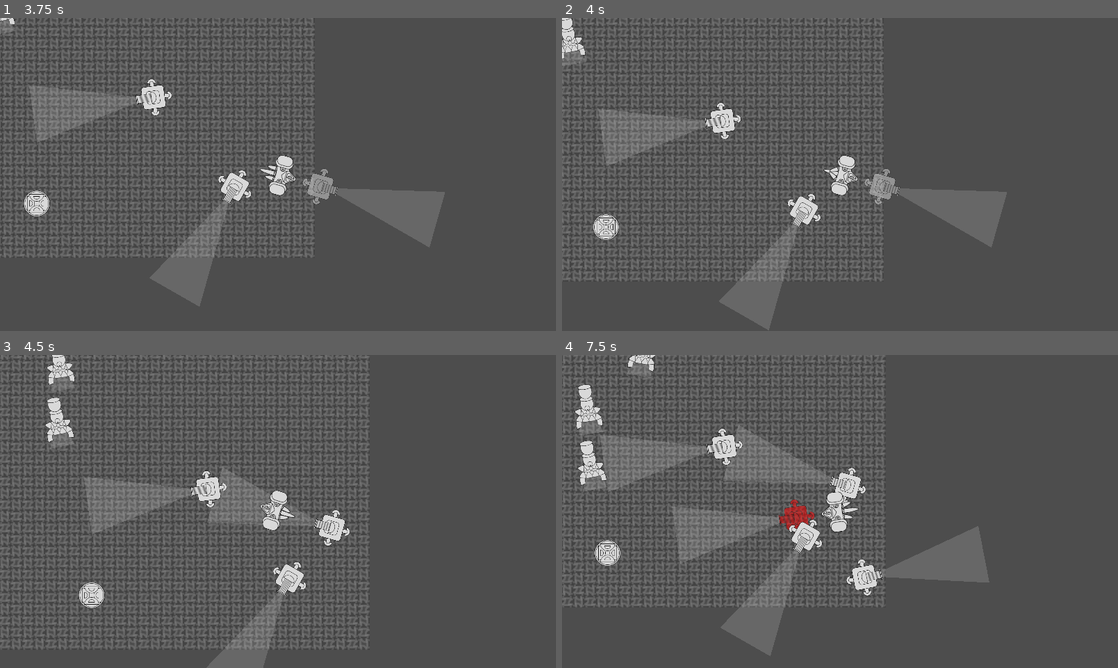
Above: before the commit, frames 1-4 (two rows, left to right).
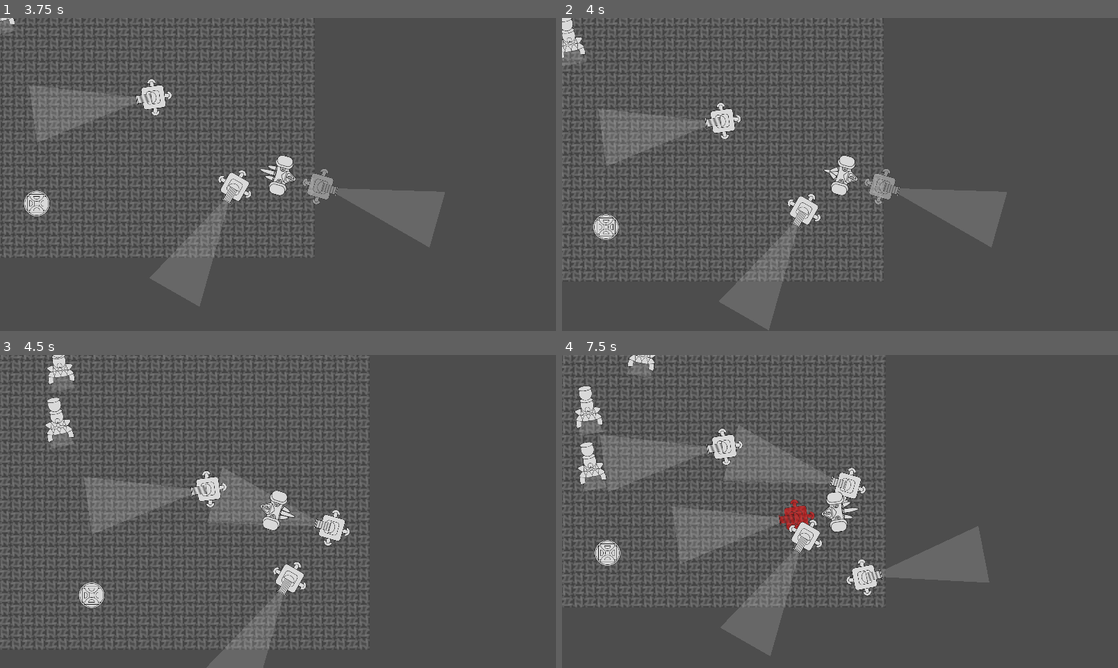
Above: after the commit, the same moments.

Repository: Shrekie/Corvus
Game: Godot game, scene res://TestScenarios/PlayerGrounds.tscn
Two runs of this game, one before a commit and one after it. Both use one fixed random seed, a clock stepped at 60 frames per second and the inputs below.
Inputs (mouse positions are in pixels of both pictures, inside the frame that each line leads up to):
- Up to frame 1 (3.75 s): tap Enter at 0.5 s; move the mouse to (400, 158) at 0.52 s; hold D (move_right) 0.53-1.28 s; tap Space (build) every 0.75 s from 0.6 to 3.6 s; move the mouse to (166, 190) at 1.27 s; hold S (move_down) 1.28-2.03 s; move the mouse to (333, 105) at 2.02 s; hold D (move_right) 2.03-2.78 s; move the mouse to (250, 237) at 2.77 s; hold W (move_up) 2.78-3.53 s; move the mouse to (444, 221) at 3.52 s; hold A (move_left) from 3.53 s (still down)
- Up to frame 2 (4 s): keep holding A (move_left)
- Up to frame 3 (4.5 s): keep holding A (move_left); move the mouse to (111, 464) at 4.27 s; tap Space (build) at 4.35 s
- Up to frame 4 (7.5 s): move the mouse to (867, 511) at 5.02 s; release A (move_left) at 5.03 s; hold S (move_down) 5.03-5.78 s; tap Space (build) every 0.75 s from 5.1 to 7.35 s; move the mouse to (756, 433) at 5.77 s; hold D (move_right) 5.78-6.53 s; move the mouse to (962, 495) at 6.52 s; hold W (move_up) 6.53-7.28 s; move the mouse to (728, 527) at 7.27 s; hold D (move_right) from 7.28 s (still down)

Frame 1 is identical in both runs. In frame 2, 0.1% of the frame differs, in the area x 0-5%, y 0-14%; in frame 3, 0.1%; in frame 4, 0.3%, in the area x 2-17%, y 0-42%.

Commit message:
getchup moving, lifeforce modulate damage color, shopgain despawn notifier

Diff:
--- /dev/null
+++ b/Accomplishers/ShopGains.gd
@@ -0,0 +1,4 @@
+extends Node
+
+func _on_horror_died():
+	print("DEAD")
--- a/Characters/HorrorGetchup.gd
+++ b/Characters/HorrorGetchup.gd
@@ -1,14 +1,17 @@
 extends AnimatableBody2D
+
+var default_modulate: Color
 
 func _ready():
 	$ConeDamager.enable_cone_detection()
+	default_modulate = $AnimatedSprite2D.get_self_modulate()
+	$AnimatedSprite2D.play("moving")
 
 func _on_lifeforce_host_damaged():
-	await get_tree().create_timer(0.3).timeout
-	if($AnimatedSprite2D.animation != "dying"):
-		$AnimatedSprite2D.play("damaged")
+	$Lifeforce.modulate_damage_color($AnimatedSprite2D, default_modulate)
 
 func _on_lifeforce_host_death():
+	$ConeDamager.disable_cone_detection()
 	$AnimatedSprite2D.play("dying")
 	await $AnimatedSprite2D.animation_finished
 	queue_free()
--- a/Characters/HorrorGetchup.tscn
+++ b/Characters/HorrorGetchup.tscn
@@ -1,9 +1,10 @@
-[gd_scene load_steps=17 format=3 uid="uid://tdjn4t0fk7my"]
+[gd_scene load_steps=22 format=3 uid="uid://tdjn4t0fk7my"]
 
 [ext_resource type="Script" path="res://Characters/HorrorGetchup.gd" id="1_3kyr6"]
 [ext_resource type="Texture2D" uid="uid://du4ku7dy1oyy2" path="res://Sprites/HorrorGetchup.png" id="1_ywsfs"]
 [ext_resource type="Texture2D" uid="uid://bcqlbf1e2i7yk" path="res://Sprites/GetchupDamagedSheet.png" id="2_gw7ee"]
 [ext_resource type="Texture2D" uid="uid://wdjp4yt5255h" path="res://Sprites/GetchupDyingSheet.png" id="4_yucmb"]
+[ext_resource type="Texture2D" uid="uid://cs3qrsxjcyg5p" path="res://Sprites/GetchupMovingSheet.png" id="5_8oyql"]
 [ext_resource type="PackedScene" uid="uid://dbo8esip3an1k" path="res://Tendencies/Lifeforce.tscn" id="5_cl2w1"]
 [ext_resource type="PackedScene" uid="uid://brwyw7boowml3" path="res://Tendencies/SoulHuntingAttraction.tscn" id="6_en4lk"]
 [ext_resource type="PackedScene" uid="uid://bsb1j3rwnlyvd" path="res://Equipment/NozzleConeArea.tscn" id="7_hvx4m"]
@@ -33,6 +34,22 @@
 atlas = ExtResource("4_yucmb")
 region = Rect2(378, 15, 92, 149)
 
+[sub_resource type="AtlasTexture" id="AtlasTexture_p3h58"]
+atlas = ExtResource("5_8oyql")
+region = Rect2(15, 15, 92, 149)
+
+[sub_resource type="AtlasTexture" id="AtlasTexture_kpmf0"]
+atlas = ExtResource("5_8oyql")
+region = Rect2(136, 15, 92, 149)
+
+[sub_resource type="AtlasTexture" id="AtlasTexture_61c0d"]
+atlas = ExtResource("5_8oyql")
+region = Rect2(257, 15, 92, 149)
+
+[sub_resource type="AtlasTexture" id="AtlasTexture_quwaj"]
+atlas = ExtResource("5_8oyql")
+region = Rect2(378, 15, 92, 149)
+
 [sub_resource type="SpriteFrames" id="SpriteFrames_14ip7"]
 animations = [{
 "frames": [{
@@ -50,7 +67,7 @@
 "duration": 1.0,
 "texture": SubResource("AtlasTexture_falso")
 }],
-"loop": true,
+"loop": false,
 "name": &"default",
 "speed": 5.0
 }, {
@@ -67,11 +84,28 @@
 "loop": false,
 "name": &"dying",
 "speed": 5.0
+}, {
+"frames": [{
+"duration": 1.0,
+"texture": SubResource("AtlasTexture_p3h58")
+}, {
+"duration": 1.0,
+"texture": SubResource("AtlasTexture_kpmf0")
+}, {
+"duration": 1.0,
+"texture": SubResource("AtlasTexture_61c0d")
+}, {
+"duration": 1.0,
+"texture": SubResource("AtlasTexture_quwaj")
+}],
+"loop": true,
+"name": &"moving",
+"speed": 5.0
 }]
 
-[sub_resource type="CapsuleShape2D" id="CapsuleShape2D_38wnn"]
-radius = 16.0
-height = 128.0
+[sub_resource type="CapsuleShape2D" id="CapsuleShape2D_qoton"]
+radius = 32.0
+height = 138.0
 
 [node name="HorrorGetchup" type="AnimatableBody2D" groups=["horror_killable"]]
 collision_layer = 2
@@ -85,7 +119,7 @@
 
 [node name="CollisionShape2D" type="CollisionShape2D" parent="."]
 position = Vector2(0, -10)
-shape = SubResource("CapsuleShape2D_38wnn")
+shape = SubResource("CapsuleShape2D_qoton")
 
 [node name="Lifeforce" parent="." node_paths=PackedStringArray("host") instance=ExtResource("5_cl2w1")]
 host = NodePath("..")
--- a/Generators/HorrorSpawner.gd
+++ b/Generators/HorrorSpawner.gd
@@ -2,11 +2,13 @@
 
 @export var horror_spawn_scene: PackedScene
 @export var soul_to_hunt = Node2D.new()
+@export var despawn_notifier = Node.new()
 
 func _on_spawn_timer_timeout():
 	var horror_spawn = horror_spawn_scene.instantiate()
 	horror_spawn.position.y = -500
 	horror_spawn.position.x = randi_range(-200, 200)
 	horror_spawn.get_node("SoulHuntingAttraction").soul_to_hunt = soul_to_hunt
+	horror_spawn.get_node("Lifeforce").host_death.connect(despawn_notifier._on_horror_died)
 	add_sibling(horror_spawn)
 	#horror_spawn.move_and_collide(horror_spawn.position, true) == null
--- a/Props/SoulVortex.gd
+++ b/Props/SoulVortex.gd
@@ -1,9 +1,13 @@
 extends RigidBody2D
+
+var default_modulate: Color
+
+func _ready():
+	default_modulate = $AnimatedSprite2D.get_self_modulate()
 
 func _on_lifeforce_host_death():
 	pass
 	#queue_free()
 
 func _on_lifeforce_host_damaged():
-	await get_tree().create_timer(0.3).timeout
-	$AnimatedSprite2D.play("damaged")
+	$Lifeforce.modulate_damage_color($AnimatedSprite2D, default_modulate)
--- a/Tendencies/Lifeforce.gd
+++ b/Tendencies/Lifeforce.gd
@@ -11,5 +11,15 @@
 		health -= health_damage
 		if (health <= 0):
 			host_death.emit()
+			host_damaged.emit()
 		else:
 			host_damaged.emit()
+	else:
+		host_damaged.emit()
+
+func modulate_damage_color(modulating: CanvasItem, default_modulate: Color):
+	if(modulating != null):
+		modulating.self_modulate = Color(0.906, 0.812, 0.812)
+	await get_tree().create_timer(0.3).timeout
+	if(modulating != null):
+		modulating.self_modulate = default_modulate
--- a/Tendencies/SoulHuntingAttraction.gd
+++ b/Tendencies/SoulHuntingAttraction.gd
@@ -2,8 +2,6 @@
 
 @export var hunter = AnimatableBody2D.new()
 @export var soul_to_hunt = RigidBody2D.new()
-
-signal collided_soul(Node2D)
 
 func _physics_process(delta):
 	var angle_vector = hunter.global_position.direction_to(soul_to_hunt.global_position)
--- a/TestScenarios/PlayerGrounds.tscn
+++ b/TestScenarios/PlayerGrounds.tscn
@@ -1,9 +1,10 @@
-[gd_scene load_steps=5 format=3 uid="uid://ck7h1yqg0tbb3"]
+[gd_scene load_steps=6 format=3 uid="uid://ck7h1yqg0tbb3"]
 
 [ext_resource type="PackedScene" uid="uid://c6i1y7bqrkbwx" path="res://Characters/PlayableCharacter.tscn" id="1_olwlq"]
 [ext_resource type="Texture2D" uid="uid://ddtl8y842dedi" path="res://Sprites/FloorPattern.png" id="1_wr0jf"]
 [ext_resource type="PackedScene" uid="uid://e3kfjk2kylf2" path="res://Props/SoulVortex.tscn" id="4_3w0d4"]
 [ext_resource type="PackedScene" uid="uid://3l6df34nlry" path="res://Generators/HorrorSpawner.tscn" id="4_bllfj"]
+[ext_resource type="Script" path="res://Accomplishers/ShopGains.gd" id="5_qa1fp"]
 
 [node name="PlayerGrounds" type="Node"]
 
@@ -15,9 +16,13 @@
 
 [node name="PlayableCharacter" parent="." instance=ExtResource("1_olwlq")]
 
-[node name="HorrorSpawner" parent="." node_paths=PackedStringArray("soul_to_hunt") instance=ExtResource("4_bllfj")]
+[node name="HorrorSpawner" parent="." node_paths=PackedStringArray("soul_to_hunt", "despawn_notifier") instance=ExtResource("4_bllfj")]
 position = Vector2(0, -320)
 soul_to_hunt = NodePath("../SoulVortex")
+despawn_notifier = NodePath("../ShopGains")
 
 [node name="SoulVortex" parent="." instance=ExtResource("4_3w0d4")]
 position = Vector2(0, 352)
+
+[node name="ShopGains" type="Node" parent="."]
+script = ExtResource("5_qa1fp")
Binary file changed: Sprites/GetchupDyingSheet.png
Binary file added: Sprites/GetchupMovingSheet.png
Not shown, added: Sprites/GetchupMovingSheet.png.import
